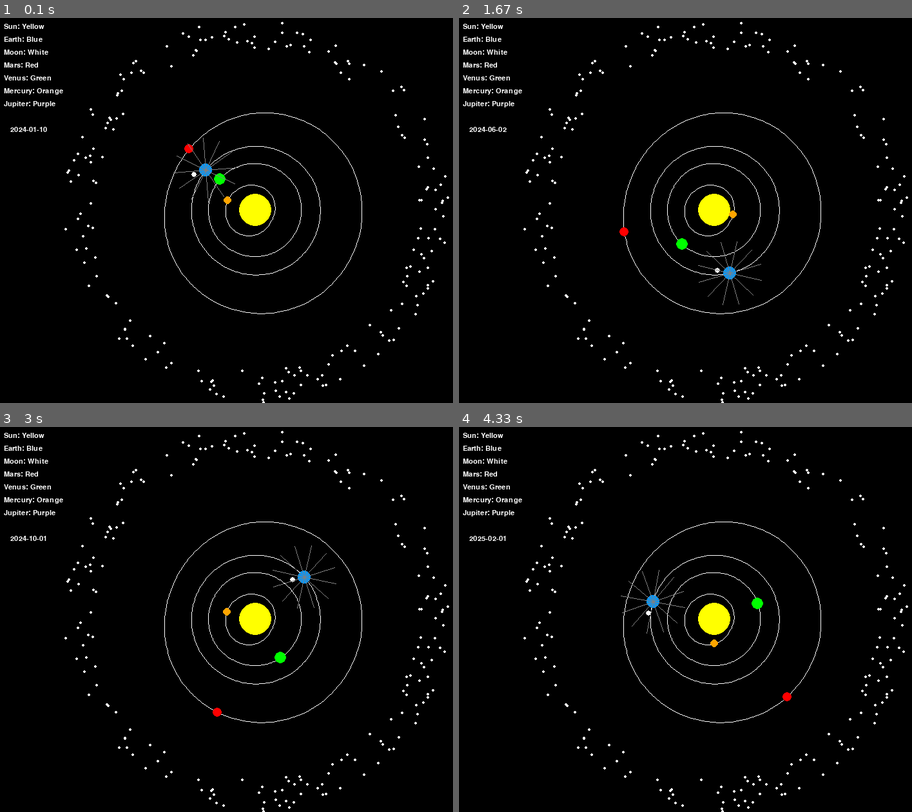
Above: before the commit, frames 1-4 (two rows, left to right).
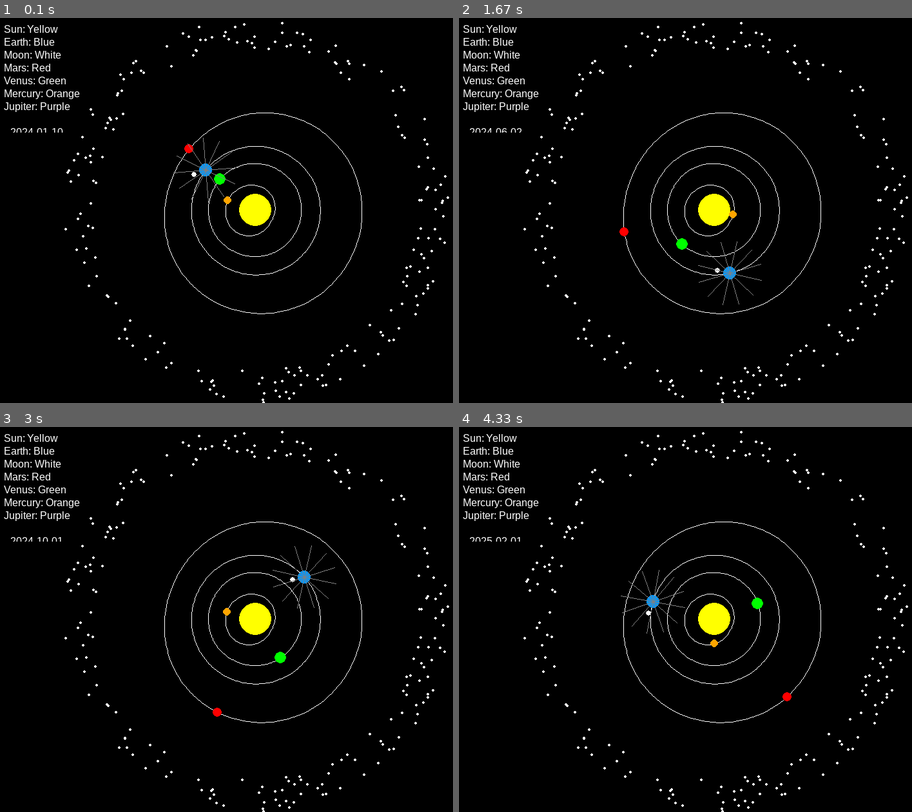
Above: after the commit, the same moments.

Repository: LBassett21/ReplicateAntikythera
Game: pygame game, started from ReplicateAntikythera/ReplicateAntikythera.py
The game is run twice, just before and just after one commit, with the same random seed, the same clock (stepped at 60 frames per second) and the same inputs.
Inputs:
- Up to frame 1 (0.1 s): no input
- Up to frame 2 (1.67 s): no input
- Up to frame 3 (3 s): no input
- Up to frame 4 (4.33 s): no input

The runs differ from the first frame. In frame 1, 1.2% of the frame differs, in the area x 0-18%, y 1-30%; in frame 2, 1.2%; in frame 3, 1.2%; in frame 4, 1.2%.

Commit message:
Re-added test project

Diff:
--- a/ReplicateAntikythera/GUI.py
+++ b/ReplicateAntikythera/GUI.py
@@ -127,7 +127,7 @@
 
 
 #Define the information for the key
-key_font = pygame.font.SysFont(None, 16) #font for the key
+key_font = pygame.font.SysFont('arial', 16) #font for the key
 key_text = {
     "Sun": "Yellow",
     "Earth": "Blue",
Binary file changed: ReplicateAntikythera/antikythera_database.db
Not shown, changed: ReplicateAntikythera.sln
